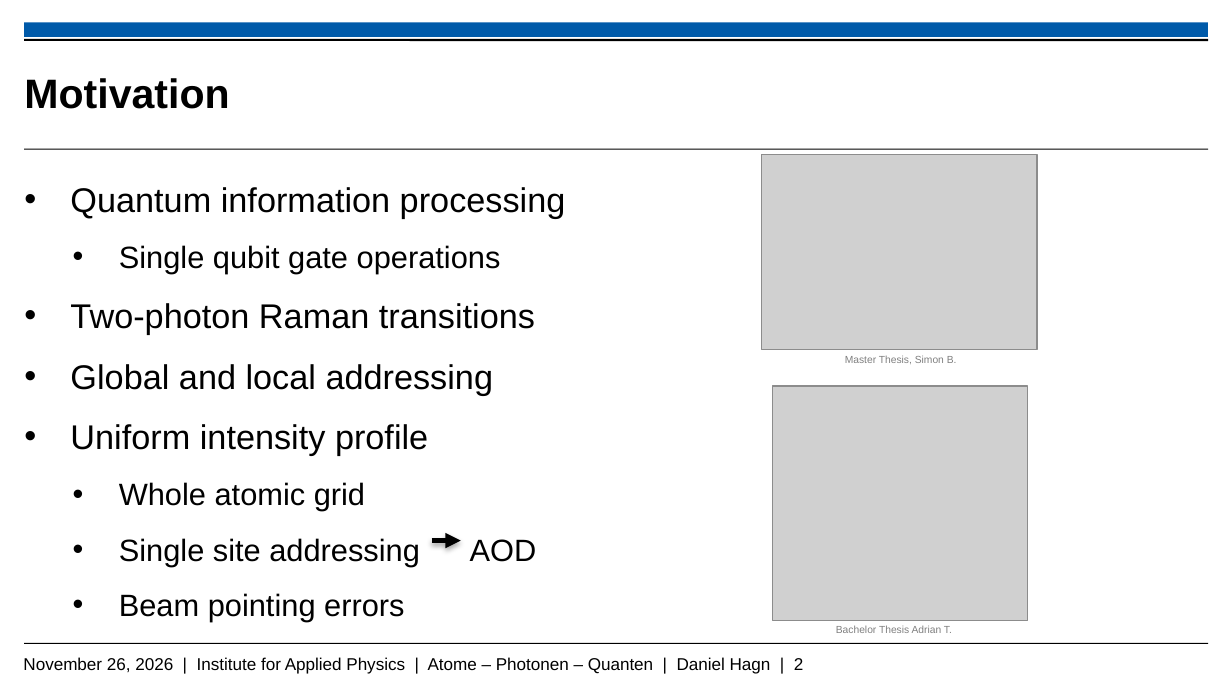
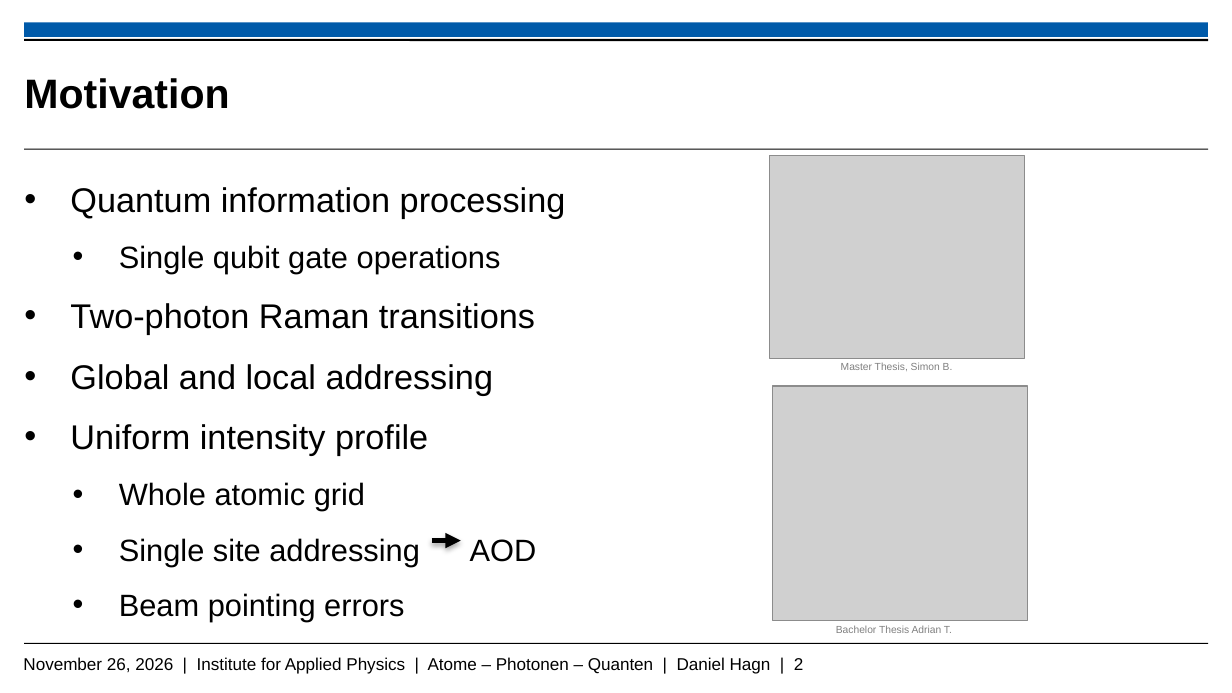
Before and after one commit to Daniel-Hagn-physik/Masterthesis_Backup, a slide deck: slide 2 of Hagn_Daniel_Mastervortrag.pptx. Drawn at 1232x693 pixels with LibreOffice and Linux fonts; fonts in the diff are those of the drawing; grey boxes stand for pictures; background and template pictures are left out. Boxes give left, top, right and bottom in pixels: in the first picture for what was removed or moved away, otherwise in the second. Text is boxed around its words. In the diff, an @@ line names an element or a change of style, - is before the commit and + after.

```diff
--- a/Hagn_Daniel_Mastervortrag.pptx
+++ b/Hagn_Daniel_Mastervortrag.pptx
@@ picture: place and size @@
-picture at bbox=[761, 154, 1037, 350]
+picture at bbox=[769, 155, 1024, 359]
@@ text "Master Thesis, Simon B.": place and size @@
-text "Master Thesis, Simon B." at bbox=[845, 355, 957, 364]
+text "Master Thesis, Simon B." at bbox=[841, 362, 953, 371]
```
Also in this commit, not shown: 11 other slides changed, 6 slides added, 7 slides removed.
